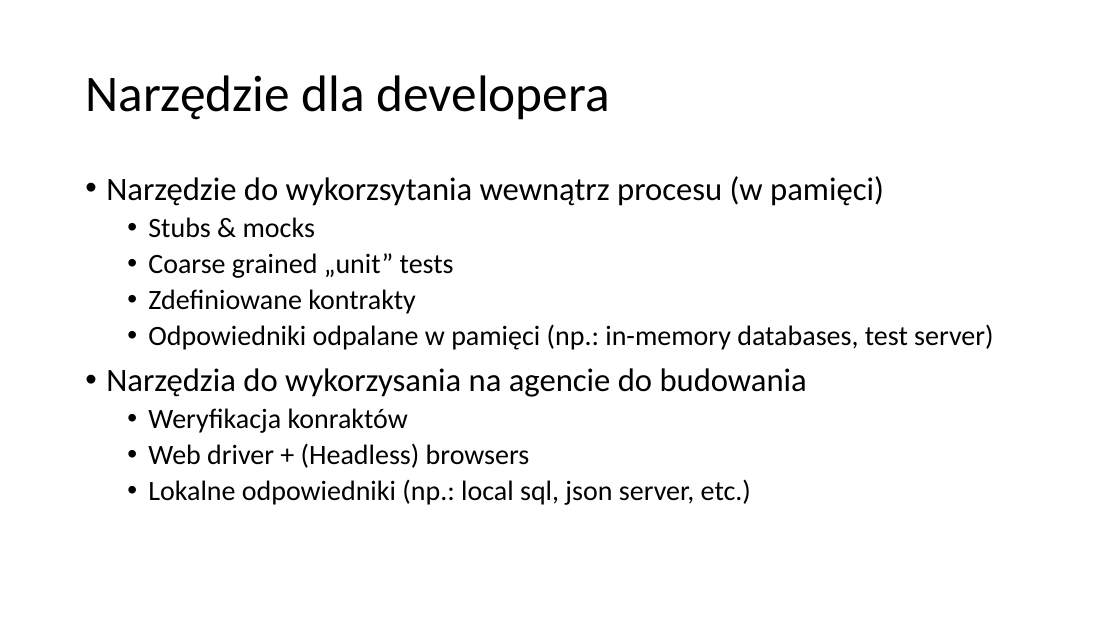
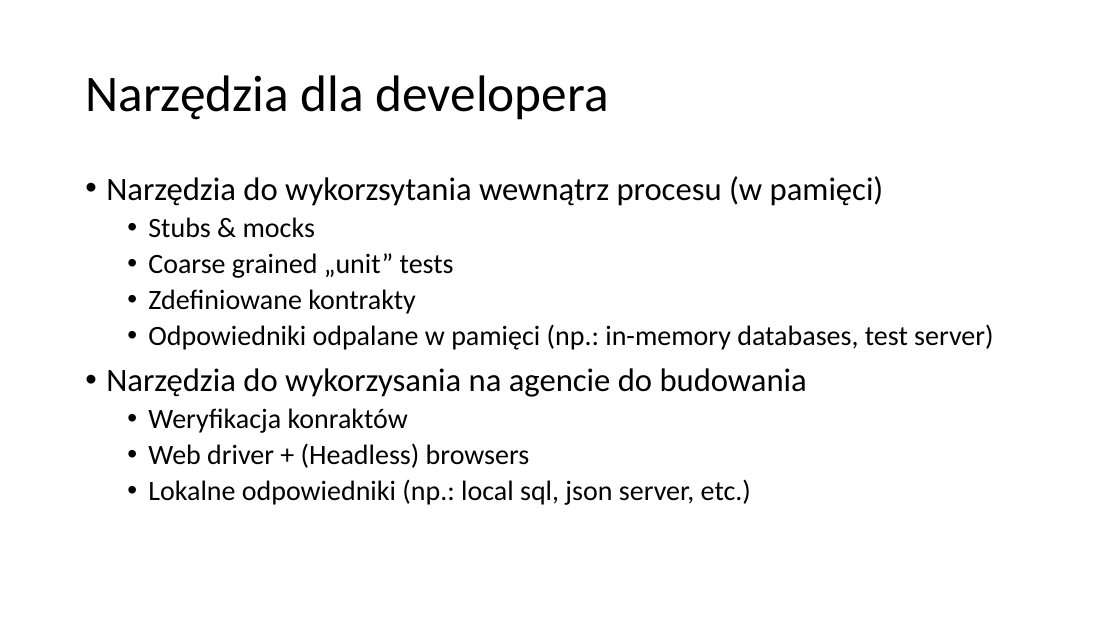
Before and after one commit to plitwinski/automated-tests-presentation, a slide deck: slide 9 of presentation/polish/Automatycznie testowalne aplikacje w srodowisku rozproszonym.pptx (slide 5 before the commit). Drawn at 1120x630 pixels with LibreOffice and Linux fonts; fonts in the diff are those of the drawing. Boxes give left, top, right and bottom in pixels: in the first picture for what was removed or moved away, otherwise in the second. Text is boxed around its words. In the diff, an @@ line names an element or a change of style, - is before the commit and + after.

Commit message:
Fix typos

```diff
--- a/presentation/polish/Automatycznie testowalne aplikacje w srodowisku rozproszonym.pptx
+++ b/presentation/polish/Automatycznie testowalne aplikacje w srodowisku rozproszonym.pptx
@@ title at (85,75,609,120): text changed @@
-Narzędzie dla developera
+Narzędzia dla developera
@@ text at (106,176,884,206): text changed @@
-• Narzędzie do wykorzsytania wewnątrz procesu (w pamięci)
+• Narzędzia do wykorzsytania wewnątrz procesu (w pamięci)
```
Also in this commit, not shown: 11 other slides changed, 1 slide added.
